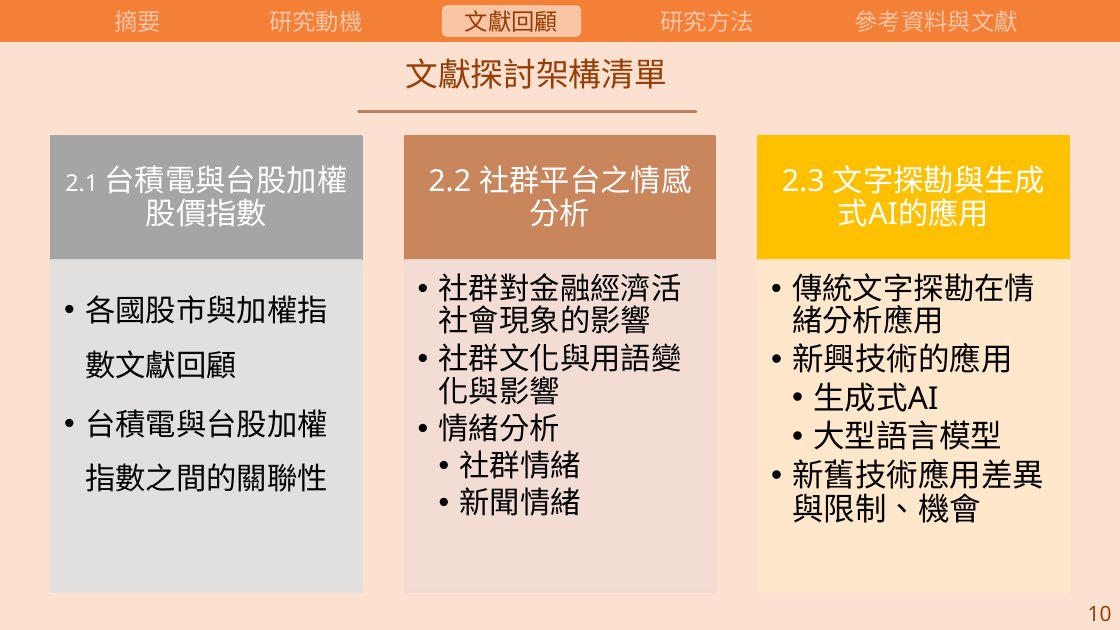
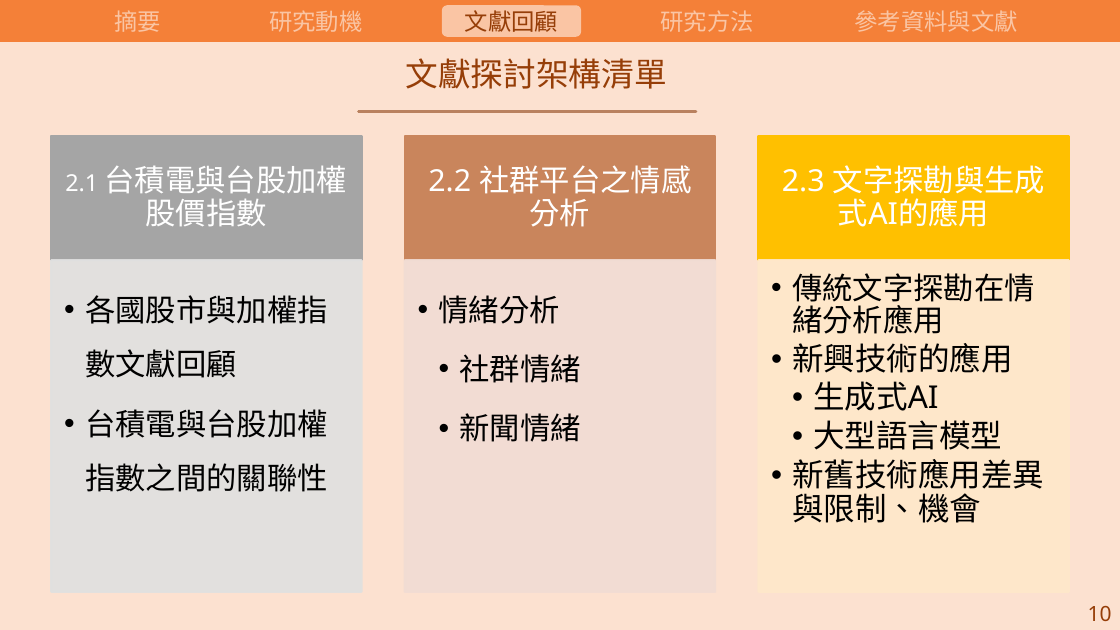
Before and after one commit to carina419/NTUST, a slide deck: slide 16 of 112-2/MI6006701 研究方法/研究方法期末報告.pptx. Drawn at 1120x630 pixels with LibreOffice and Linux fonts; fonts in the diff are those of the drawing. Boxes give left, top, right and bottom in pixels: in the first picture for what was removed or moved away, otherwise in the second. Text is boxed around its words. In the diff, an @@ line names an element or a change of style, - is before the commit and + after.

```diff
--- a/112-2/MI6006701 研究方法/研究方法期末報告.pptx
+++ b/112-2/MI6006701 研究方法/研究方法期末報告.pptx
@@ text "情緒分析" at [439, 295, 581, 442]: line spacing 0.9 to 1.5 @@
@@ text at [439, 273, 682, 405]: paragraphs removed @@
-  • 社群對金融經濟活社會現象的影響
-  • 社群文化與用語變化與影響
```
Also in this commit, not shown: 1 other slide changed, 5 other files.
